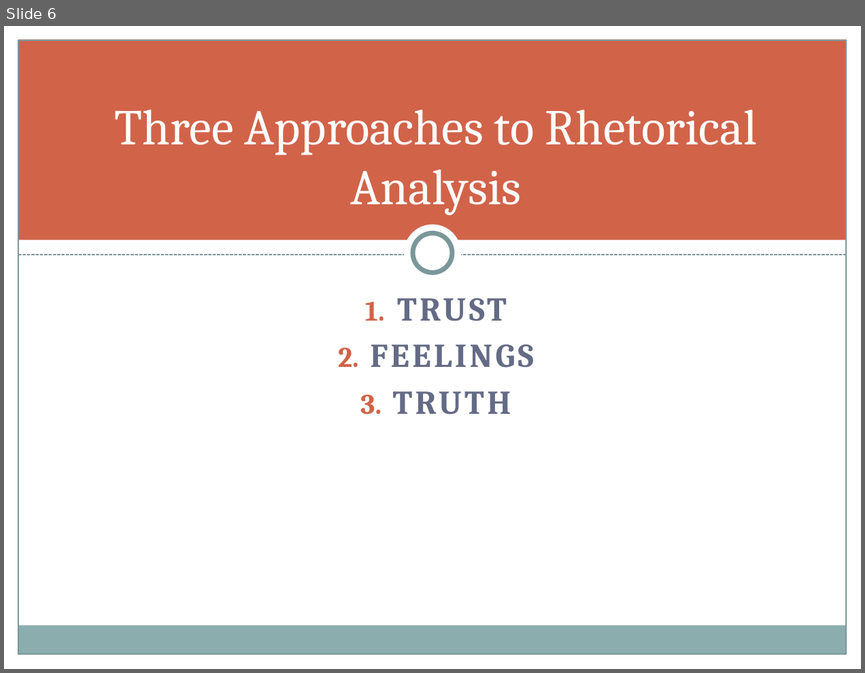
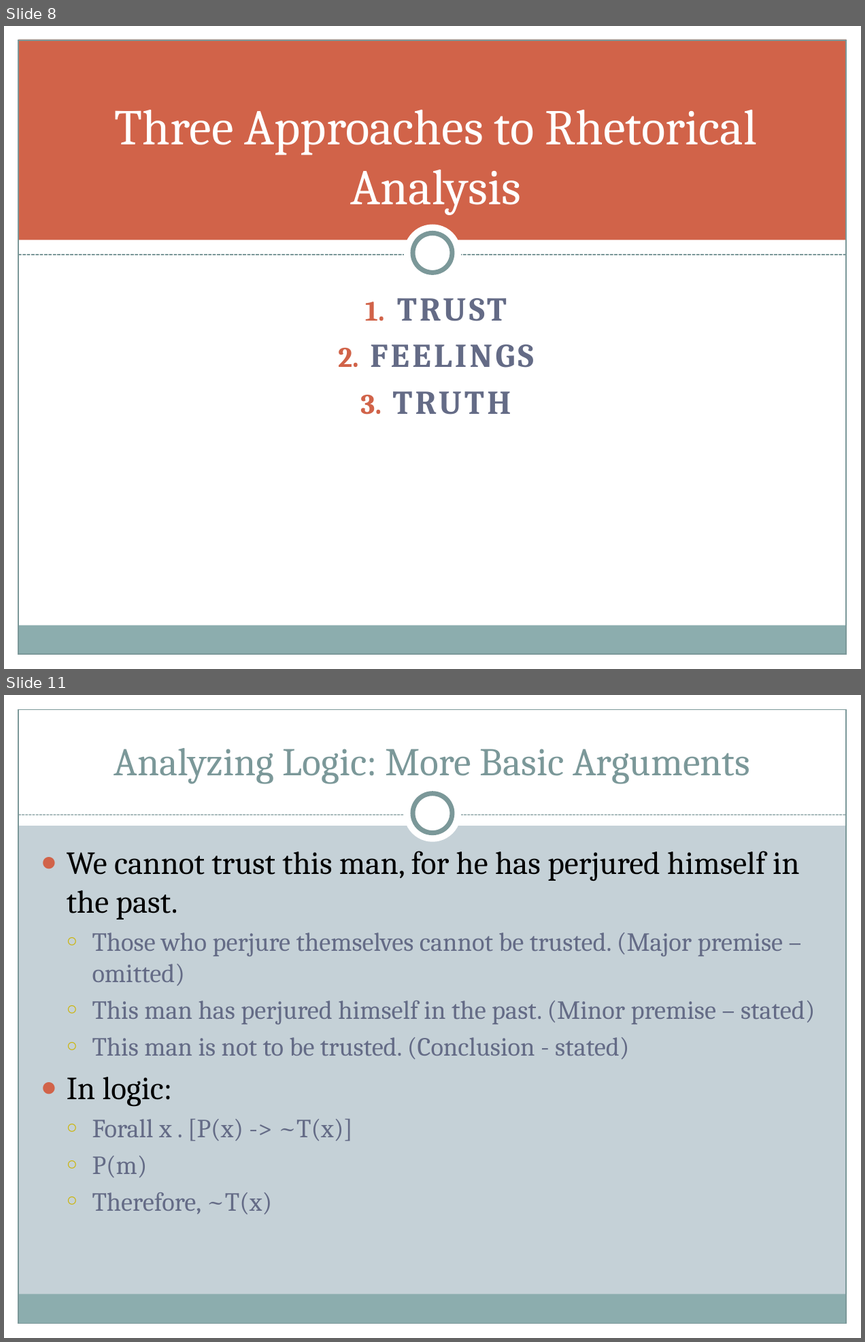
Before and after one commit to halperta/halperta.github.io, a slide deck: rhe306-spring2014/documents/logosLecture.pptx. Shown one above the other, each under a label of ours: slide 6 before the commit, slides 8 and 11 after it; the slides between them are not shown. The pictures are 865x673 and 865x1342 pixels, drawn with LibreOffice and Linux fonts; fonts in the diff are those of the drawing. Boxes give left, top, right and bottom in pixels: in the first picture for what was removed or moved away, otherwise in the second. Text is boxed around its words. In the diff, an @@ line names an element or a change of style, - is before the commit and + after.

```diff
--- a/rhe306-spring2014/documents/logosLecture.pptx
+++ b/rhe306-spring2014/documents/logosLecture.pptx
@@ slide 11 added at <box>4,695,861,1338</box>, background #C5D1D7; not listed: 3 template elements that a slide beside it also shows @@
@@ rectangle added at <box>4,695,861,826</box>, fill #FFFFFF @@
@@ rectangle added at <box>4,695,18,1338</box>, fill #FFFFFF @@
@@ rectangle added at <box>847,695,861,1338</box>, fill #FFFFFF @@
@@ title added at <box>114,748,750,784</box>, 33 pt, text #7C999A @@
+Analyzing Logic: More Basic Arguments
@@ ellipse added at <box>404,785,462,843</box>, fill #FFFFFF @@
@@ ellipse added at <box>413,794,452,833</box>, fill #FFFFFF, outline #7C999A 4 pt @@
@@ line added from (18, 815) to (847, 815), #7C999A 0.75 pt dashed @@
@@ text added at <box>67,851,815,1214</box>, 22 pt, text #646B86 @@
+● We cannot trust this man, for he has perjured himself in the past.
+  ○ Those who perjure themselves cannot be trusted. (Major premise – omitted)
+  ○ This man has perjured himself in the past. (Minor premise – stated)
+  ○ This man is not to be trusted. (Conclusion - stated)
+● In logic:
+  ○ Forall x . [P(x) -> ~T(x)]
+  ○ P(m)
+  ○ Therefore, ~T(x)
@@ what was slide 6 is now slide 8 @@
```
Also in this commit, not shown: 5 slides changed, 5 other slides added, 6 slides removed, 4 other files.
